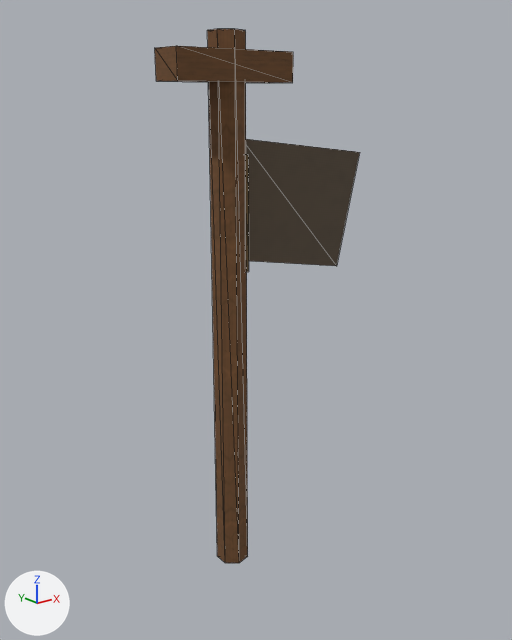
A saved change to the OBJ model Assets/ProjectOEN/ProductionArt/Meshes/environment_set_dressing/en-022_path_marker_stakes__cloth_marked.obj.
Both versions are drawn from a camera (50 mm lens) standing at (-0.818, -1.107, 0.985) and looking at (0.08, 0.016, 0.535). Arrows for +X, +Y and +Z are at lower left; the lights stay in place. The older version comes first. Mesh edges are drawn as thin lines. Where no turn or scale is listed for an object, it has been applied to the vertices. Vertices at exactly the same position are counted once.

In view in the first picture: 'en-022_path_marker_stakes__cloth_marked'.
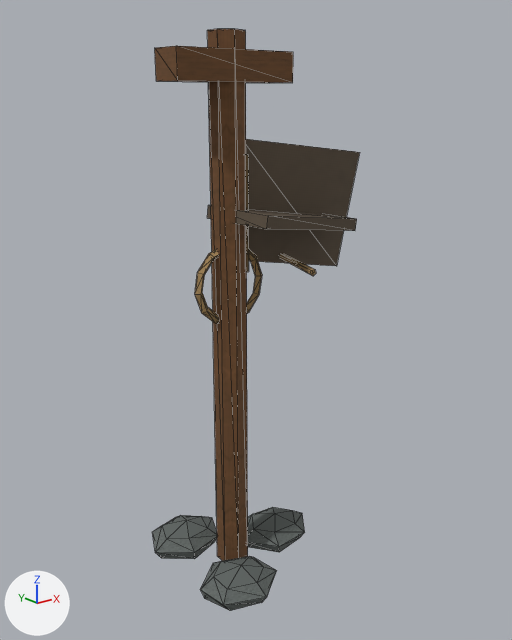
What differs and where, as boxes [x1, y1, x2, y2] in the pictures (512 x 640 px):
'en-022_path_marker_stakes__cloth_marked', reshaped (9% taller)
    before: [155, 29, 360, 563]
    after: [152, 29, 360, 611]
part 1 of me_en_022_path_marker_stakes__cloth_marked, added (brown)
    after: [195, 249, 262, 324]
part 2 of me_en_022_path_marker_stakes__cloth_marked, added
    after: [248, 507, 305, 552]
part 3 of me_en_022_path_marker_stakes__cloth_marked, added
    after: [200, 556, 277, 611]
part 4 of me_en_022_path_marker_stakes__cloth_marked, added
    after: [152, 515, 217, 559]
part 5 of me_en_022_path_marker_stakes__cloth_marked, added (brown)
    after: [207, 205, 357, 276]

What changed in the scene script:
```text
Add img_stone_albedo_png:
    img_stone_albedo_png = load_image('stone_albedo.png', '../../Materials/Textures/stone_albedo.png', 1024, 1024, 'sRGB')
Add mat_stone:
    mat_stone = principled_material('Stone')
    mat_stone.texture = img_stone_albedo_png
    mat_stone.roughness = 0.89
Change me_en_022_path_marker_stakes__cloth_marked:
    used by ob_en_022_path_marker_stakes__cloth_marked; location = (0.0, 0.0, 0.0)
    remove me_en_022_path_marker_stakes__cloth_marked.from_pydata(...)  # 40 vertices, 62 faces; spans x -0.13..0.37, y -0.035..0.035, z 0.0..1.1
    add me_en_022_path_marker_stakes__cloth_marked.from_pydata(...)  # 168 vertices, 298 faces; spans x -0.147..0.37, y -0.183..0.176, z -0.002..1.1
    me_en_022_path_marker_stakes__cloth_marked part 1: a new loose piece of 48 vertices spanning x -0.084..0.084, y -0.009..0.009, z 0.546..0.714, in mat_rope (picture img_rope_albedo_png)
    me_en_022_path_marker_stakes__cloth_marked part 2: a new loose piece of 20 vertices spanning x 0.028..0.211, y -0.067..0.066, z -0.002..0.059, in mat_stone (picture img_stone_albedo_png)
    me_en_022_path_marker_stakes__cloth_marked part 3: a new loose piece of 20 vertices spanning x -0.14..0.021, y -0.183..-0.024, z -0.001..0.059, in mat_stone (picture img_stone_albedo_png)
    me_en_022_path_marker_stakes__cloth_marked part 4: a new loose piece of 20 vertices spanning x -0.147..0.029, y 0.032..0.176, z -0.002..0.059, in mat_stone (picture img_stone_albedo_png)
    me_en_022_path_marker_stakes__cloth_marked part 5
    20 vertices are added at x -0.02..0.28, y -0.132..0.112, z 0.655..0.783
    12 new faces join them, mat_cloth (picture img_cloth_albedo_png)
    20 new faces join them, mat_rope (picture img_rope_albedo_png)
    add me_en_022_path_marker_stakes__cloth_marked.materials.append(mat_stone)  # picture img_stone_albedo_png
```
